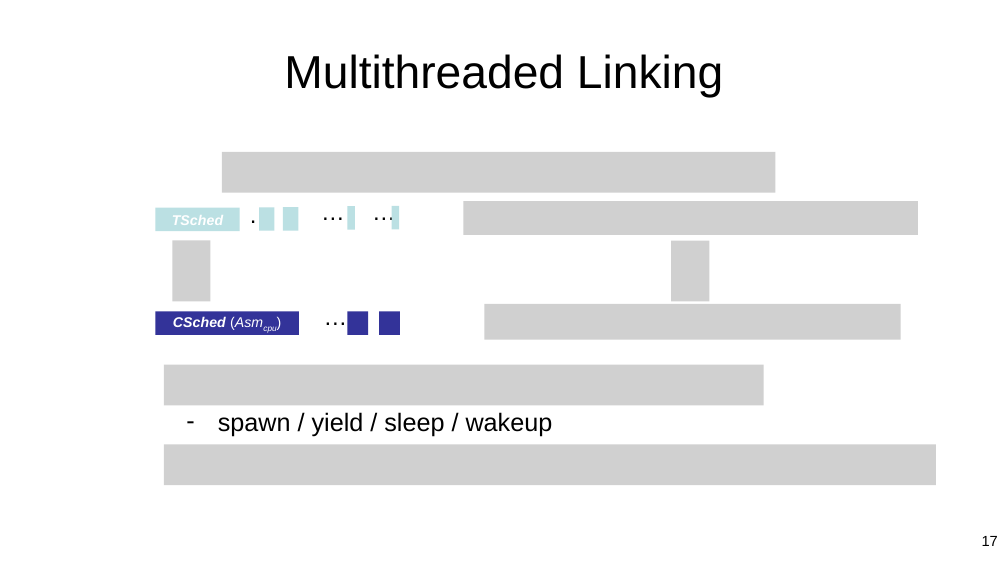
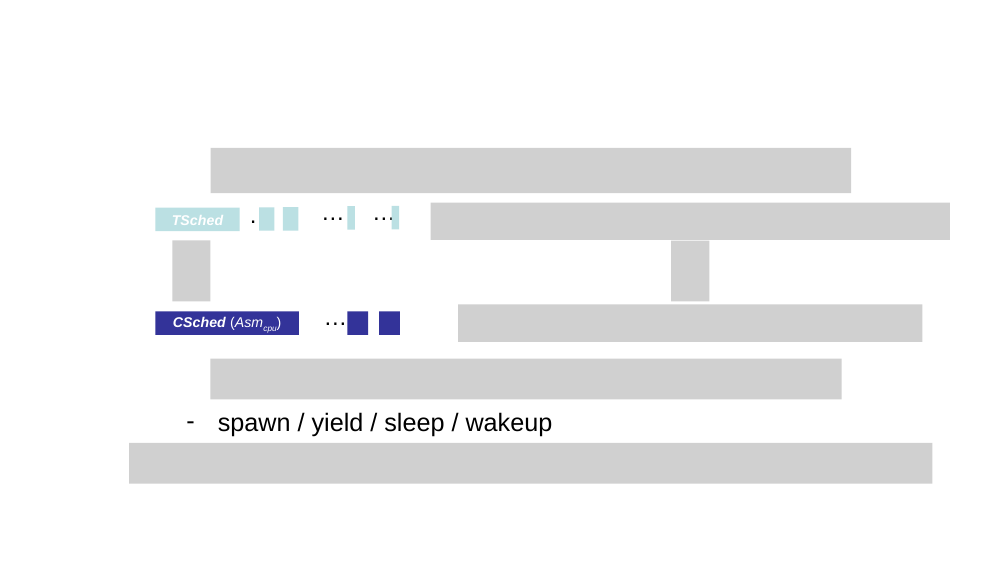
Before and after one commit to jieungkim/phd_thesis, a slide deck: slide 19 of figs/conlink/concurrent_linking.pptx (slide 17 before the commit). Drawn at 1008x567 pixels with LibreOffice and Linux fonts; fonts in the diff are those of the drawing; grey boxes stand for pictures. Boxes give left, top, right and bottom in pixels: in the first picture for what was removed or moved away, otherwise in the second. Text is boxed around its words. In the diff, an @@ line names an element or a change of style, - is before the commit and + after.

```diff
--- a/figs/conlink/concurrent_linking.pptx
+++ b/figs/conlink/concurrent_linking.pptx
@@ title removed at (284, 54, 723, 98) @@
-Multithreaded Linking
@@ picture: place and size @@
-picture at (222, 152, 775, 193)
+picture at (211, 148, 851, 194)
@@ picture: place and size @@
-picture at (464, 201, 918, 235)
+picture at (430, 203, 950, 240)
@@ picture: place and size @@
-picture at (484, 303, 900, 339)
+picture at (458, 304, 922, 342)
@@ picture: place and size @@
-picture at (164, 365, 764, 405)
+picture at (211, 359, 842, 399)
@@ picture: place and size @@
-picture at (164, 445, 936, 485)
+picture at (129, 443, 932, 483)
@@ page number removed at (982, 536, 998, 546) @@
-17
```
Also in this commit, not shown: 22 other slides changed, 8 slides added, 13 slides removed, 10 other files.
